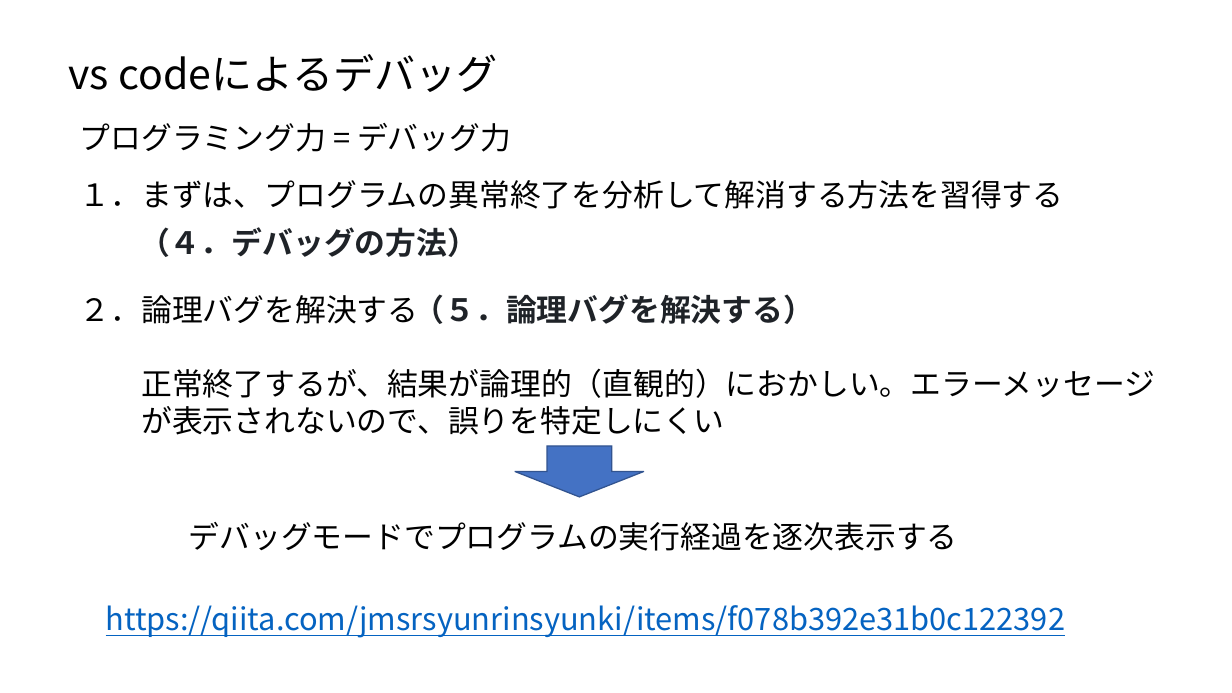
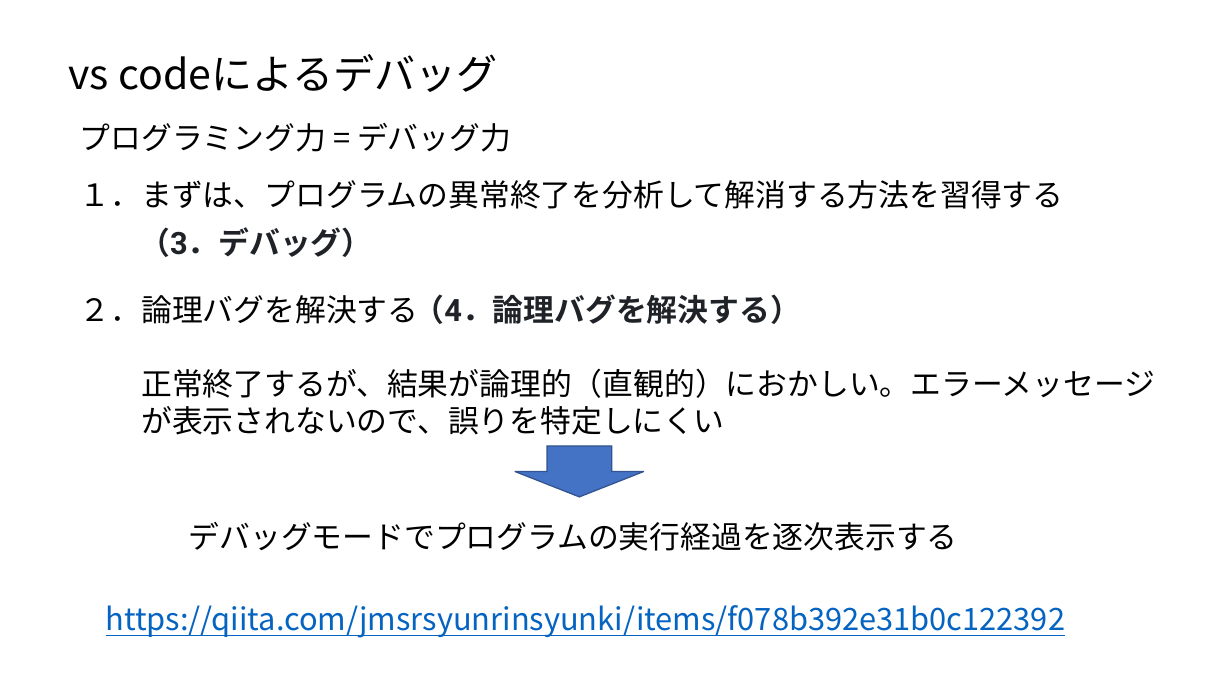
Before and after one commit to ueharaLab/bigdata2_system_and_python, a slide deck: slide 26 of bigdata2_system_and_python.pptx (slide 22 before the commit). Drawn at 1232x693 pixels with LibreOffice and Linux fonts; fonts in the diff are those of the drawing. Boxes give left, top, right and bottom in pixels: in the first picture for what was removed or moved away, otherwise in the second. Text is boxed around its words. In the diff, an @@ line names an element or a change of style, - is before the commit and + after.

```diff
--- a/bigdata2_system_and_python.pptx
+++ b/bigdata2_system_and_python.pptx
@@ text at (139,227,372,257): text changed @@
-（４．デバッグの方法）
+（3．デバッグ）
@@ text at (414,294,801,324): text changed @@
-（５．論理バグを解決する）
+（4．論理バグを解決する）
```
Also in this commit, not shown: 5 other slides changed, 10 slides added, 5 slides removed, 2 other files.
